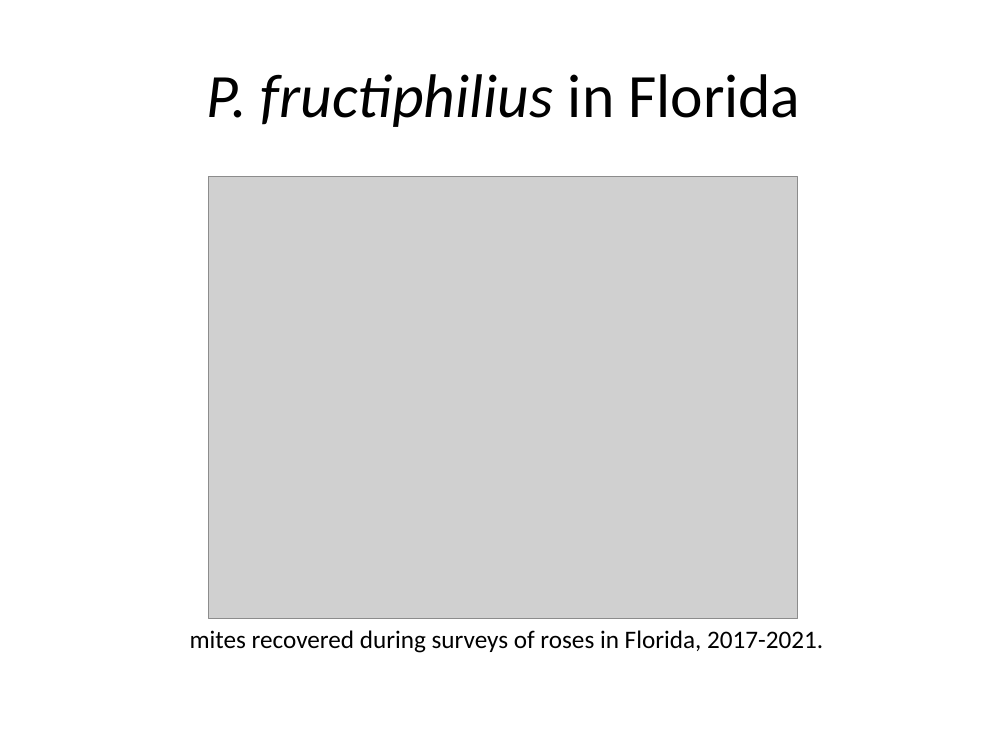
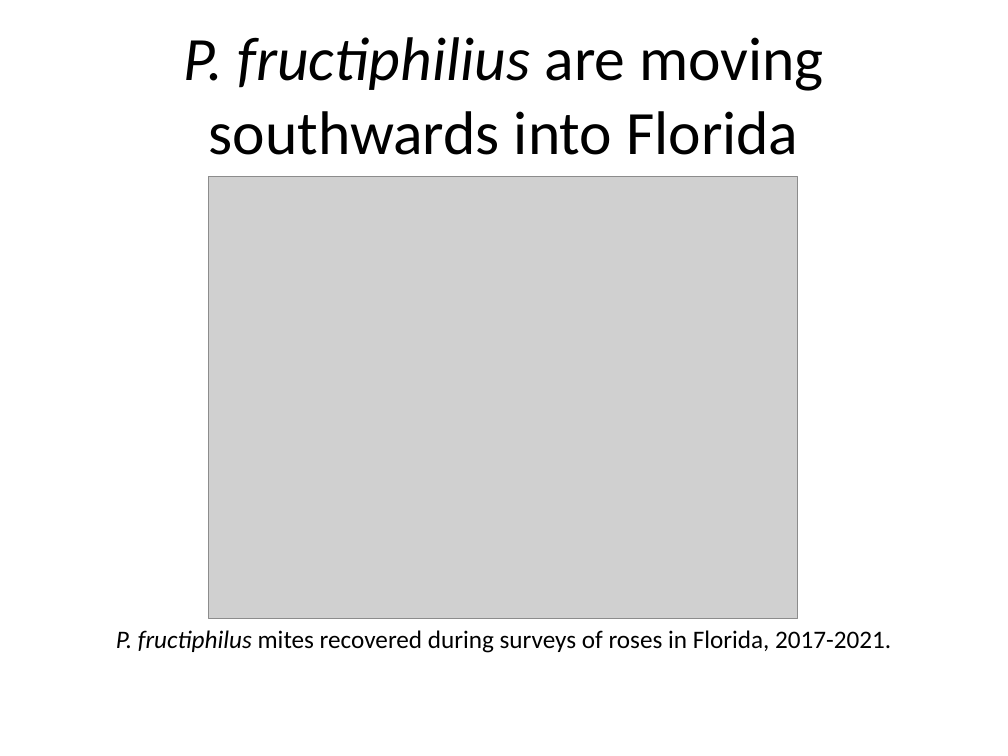
Before and after one commit to fiferworks/conference-presentations, a slide deck: slide 3 of asa-presentation-2021-denver.pptx (slide 4 before the commit). Drawn at 1008x756 pixels with LibreOffice and Linux fonts; fonts in the diff are those of the drawing; grey boxes stand for pictures. Boxes give left, top, right and bottom in pixels: in the first picture for what was removed or moved away, otherwise in the second. Text is boxed around its words. In the diff, an @@ line names an element or a change of style, - is before the commit and + after.

```diff
--- a/asa-presentation-2021-denver.pptx
+++ b/asa-presentation-2021-denver.pptx
@@ title at (184,37,824,155): text changed; italic off @@
-P. fructiphilius in Florida
+P. fructiphilius are moving southwards into Florida
@@ text at (116,630,891,653): text changed @@
-mites recovered during surveys of roses in Florida, 2017-2021.
+P. fructiphilus mites recovered during surveys of roses in Florida, 2017-2021.
```
Also in this commit, not shown: 3 other slides changed, 1 slide added, 29 slides removed, 56 other files.
